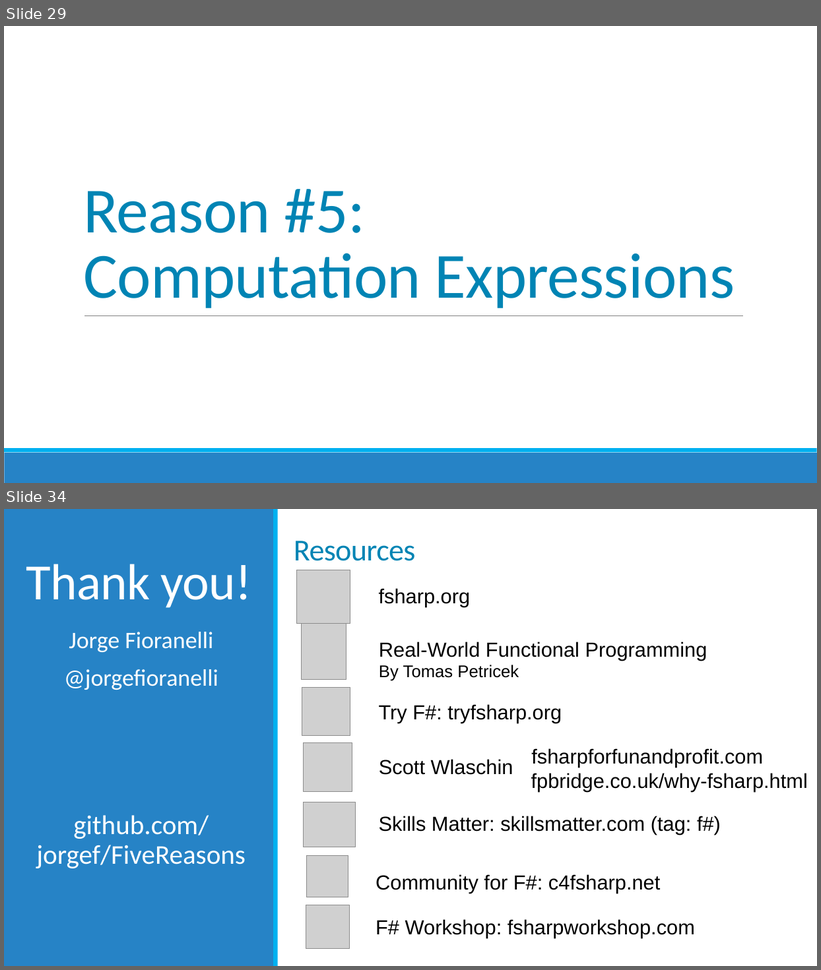
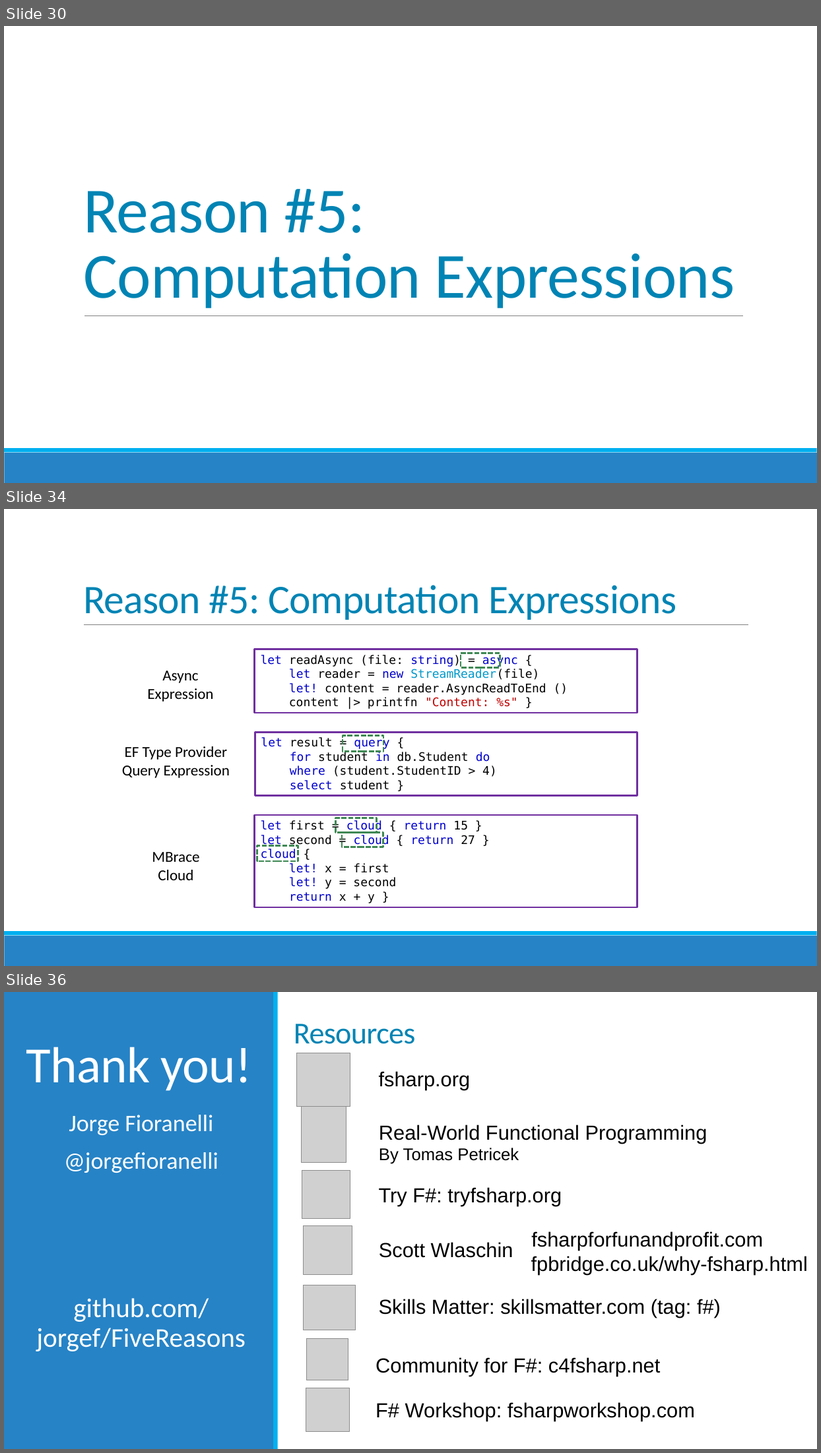
Before and after one commit to jorgef/fivereasons, a slide deck: FiveReasons.pptx. Shown one above the other, each under a label of ours: slides 29 and 34 before the commit, slides 30, 34 and 36 after it; the slides between them are not shown. The pictures are 821x970 and 821x1453 pixels, drawn with LibreOffice and Linux fonts; fonts in the diff are those of the drawing; grey boxes stand for pictures. Boxes give left, top, right and bottom in pixels: in the first picture for what was removed or moved away, otherwise in the second. Text is boxed around its words. In the diff, an @@ line names an element or a change of style, - is before the commit and + after.

```diff
--- a/FiveReasons.pptx
+++ b/FiveReasons.pptx
@@ slide 34 added at (4,509,817,966), background #FFFFFF; not listed: 2 template elements that a slide beside it also shows @@
@@ title added at (83,585,677,620), 48 pt, text #0084B4 @@
+Reason #5: Computation Expressions
@@ line added from (84, 625) to (748, 625), #808080 0.5 pt @@
@@ rectangle added at (255,650,638,713), fill #FFFFFF, outline #7030A0 2 pt, 14 pt, text #000000 @@
+let readAsync (file: string) = async {
+let reader = new StreamReader(file)
+let! content = reader.AsyncReadToEnd ()
+content |> printfn "Content: %s" }
@@ rectangle added at (461,654,500,668), outline #3E8853 2 pt dashed @@
@@ text added at (147,671,213,702), 18 pt, text #000000 @@
+Async
+Expression
@@ rectangle added at (255,732,638,795), fill #FFFFFF, outline #7030A0 2 pt, 14 pt, text #000000 @@
+let result = query {
+for student in db.Student do
+where (student.StudentID > 4)
+select student }
@@ rectangle added at (343,736,384,752), outline #3E8853 2 pt dashed @@
@@ text added at (122,747,230,778), 18 pt, text #000000 @@
+EF Type Provider
+Query Expression
@@ rectangle added at (255,815,638,908), fill #FFFFFF, outline #7030A0 2 pt, 14 pt, text #0000CC @@
+let first = cloud { return 15 }
+let second = cloud { return 27 }
+cloud {
+let! x = first
+let! y = second
+return x + y }
@@ rectangle added at (336,819,377,833), outline #3E8853 2 pt dashed @@
@@ rectangle added at (342,833,383,848), outline #3E8853 2 pt dashed @@
@@ text added at (152,852,199,881), 18 pt, text #000000 @@
+MBrace
+Cloud
@@ rectangle added at (257,846,298,861), outline #3E8853 2 pt dashed @@
@@ what was slide 29 is now slide 30 @@
@@ what was slide 34 is now slide 36 @@
```
Also in this commit, not shown: 14 slides changed, 1 other slide added, 3 other files.
